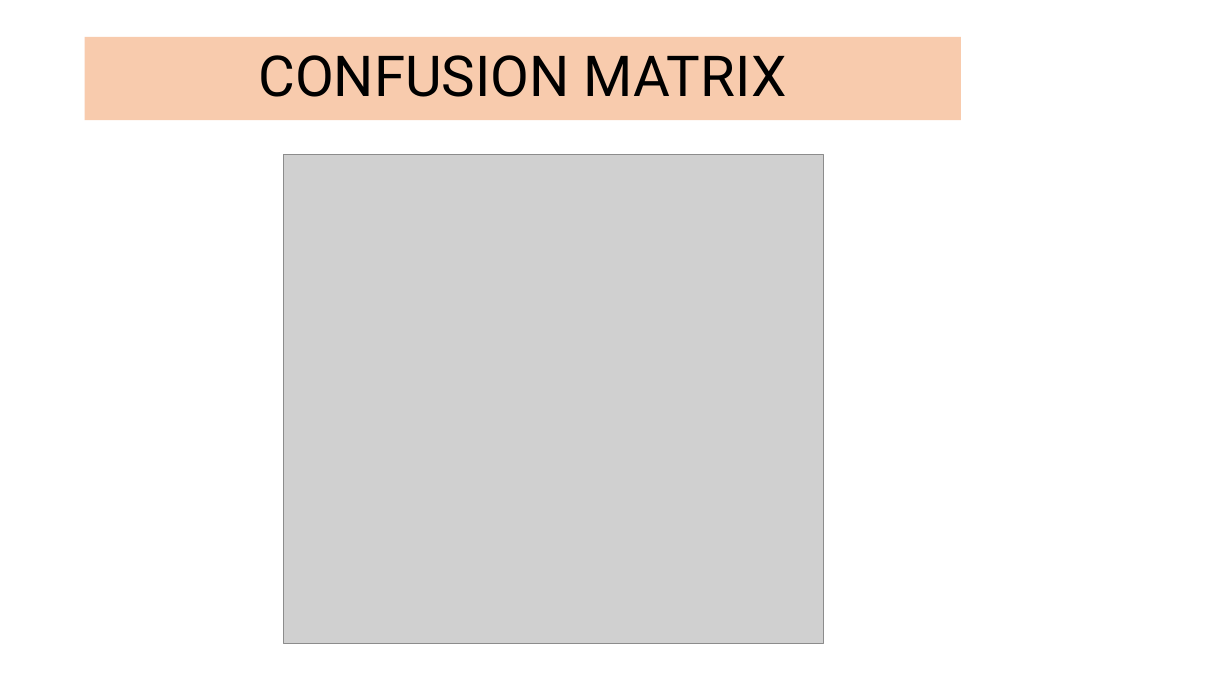
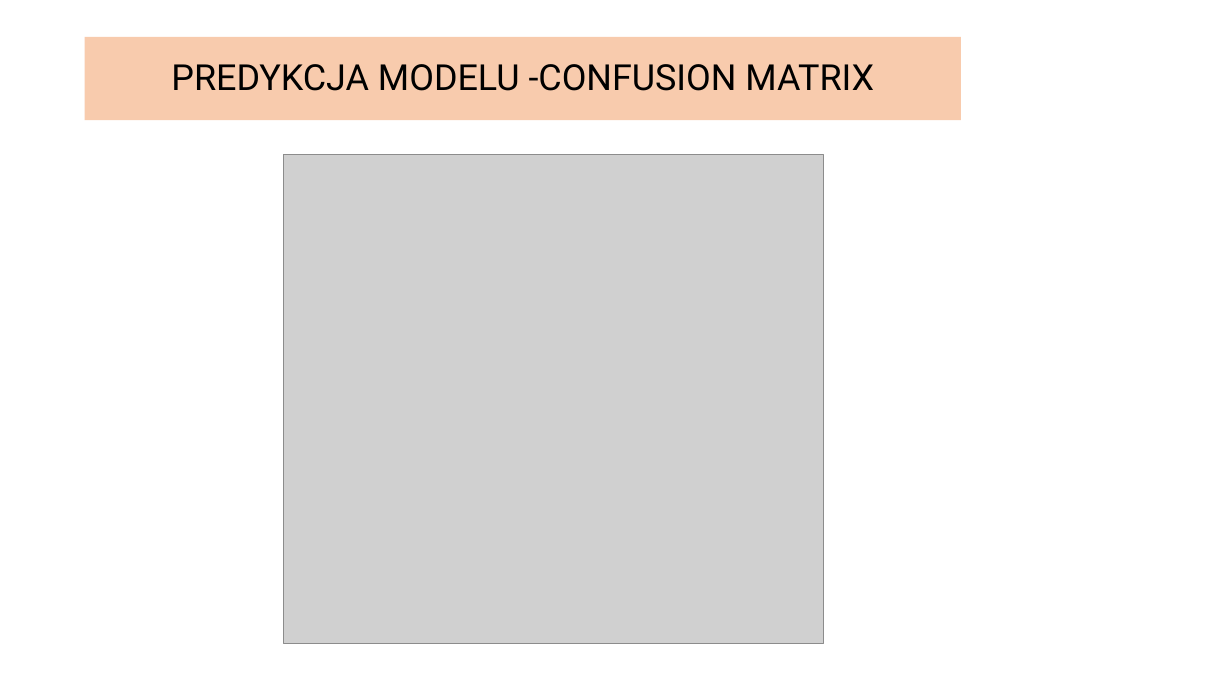
Before and after one commit to infoshareacademy/jdszr7-code-breakers, a slide deck: slide 13 of projekt_dl/SIGN LANGAUGE MNIST.pptx. Drawn at 1232x693 pixels with LibreOffice and Linux fonts; fonts in the diff are those of the drawing; grey boxes stand for pictures. Boxes give left, top, right and bottom in pixels: in the first picture for what was removed or moved away, otherwise in the second. Text is boxed around its words. In the diff, an @@ line names an element or a change of style, - is before the commit and + after.

```diff
--- a/projekt_dl/SIGN LANGAUGE MNIST.pptx
+++ b/projekt_dl/SIGN LANGAUGE MNIST.pptx
@@ title at box(171, 64, 874, 91): text changed; size 44 to 28 pt @@
-CONFUSION MATRIX
+PREDYKCJA MODELU -CONFUSION MATRIX
```
Also in this commit, not shown: 3 other slides changed, 1 slide added, 1 other file.
